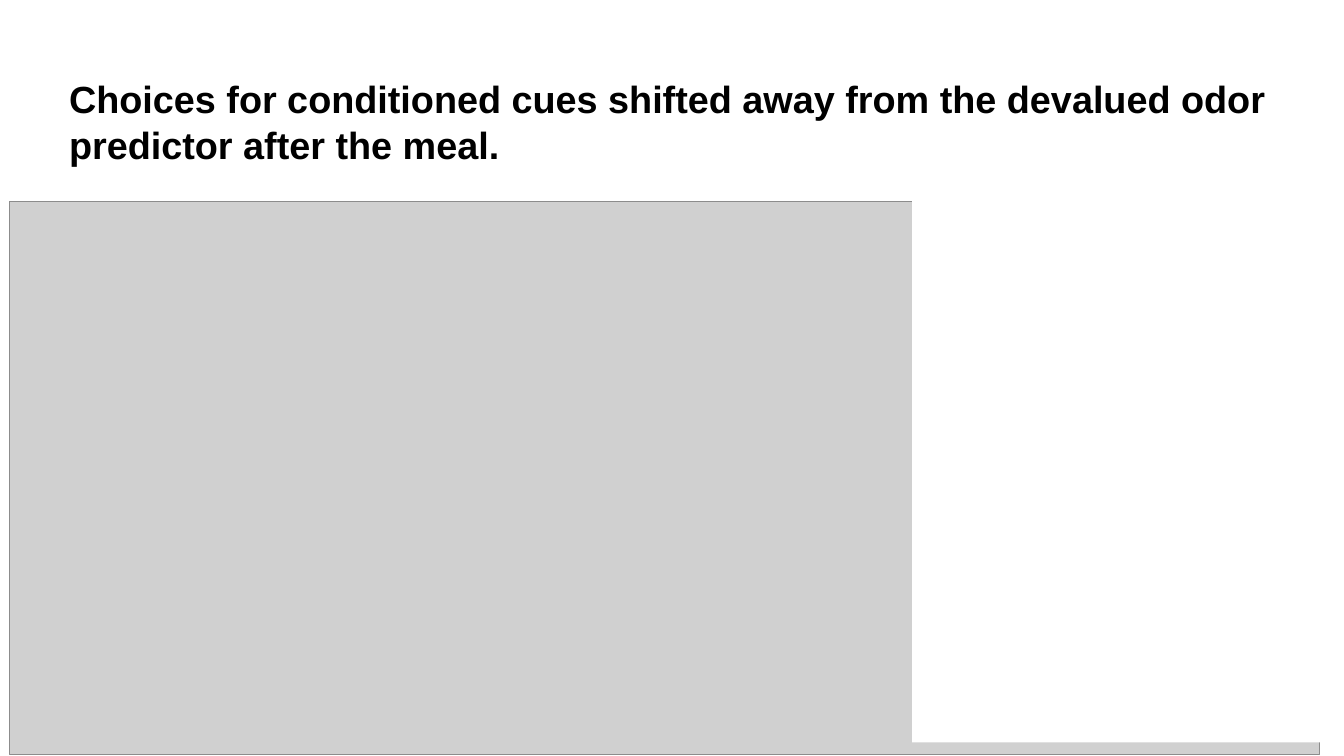
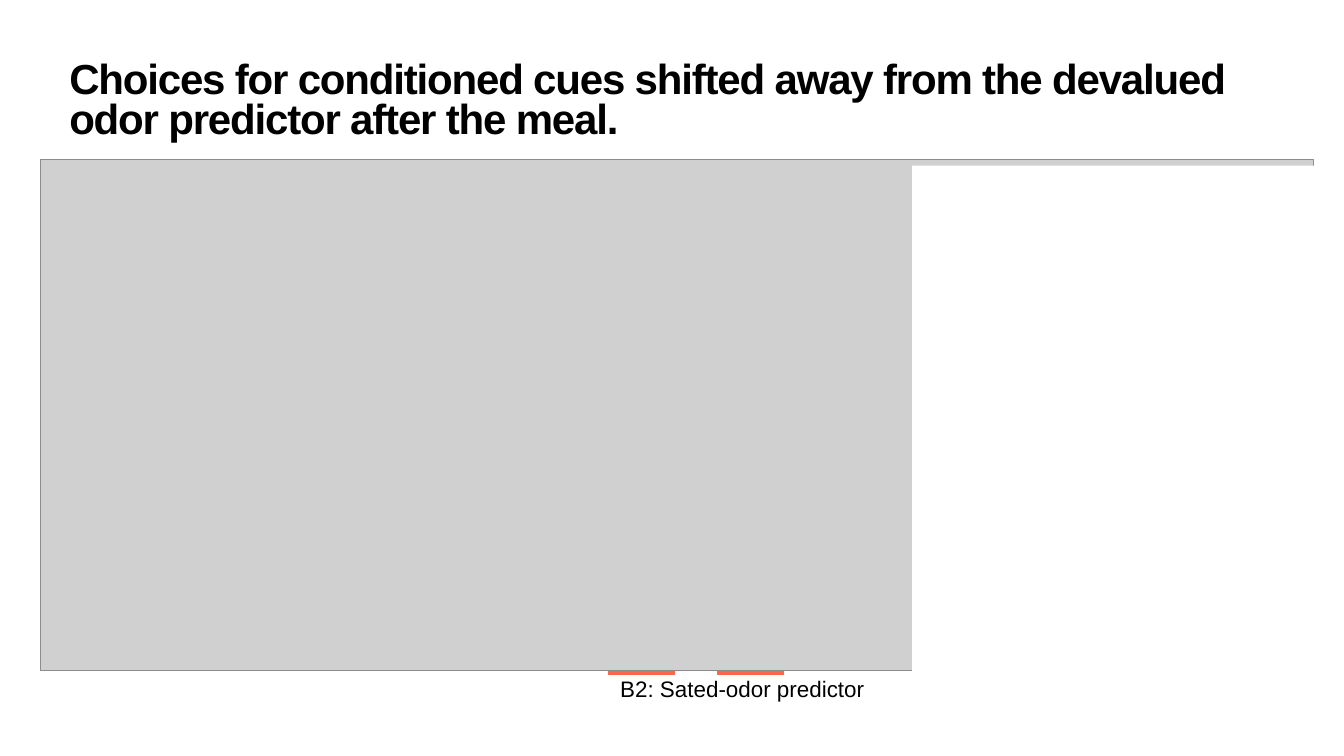
Before and after one commit to QingfangLiu/project-spcd, a slide deck: slide 14 of docs/Progress_branch_meeting.pptx. Drawn at 1344x756 pixels with LibreOffice and Linux fonts; fonts in the diff are those of the drawing; grey boxes stand for pictures. Boxes give left, top, right and bottom in pixels: in the first picture for what was removed or moved away, otherwise in the second. Text is boxed around its words. In the diff, an @@ line names an element or a change of style, - is before the commit and + after.

Commit message:
add png format for figure output and update branch meeting slides

```diff
--- a/docs/Progress_branch_meeting.pptx
+++ b/docs/Progress_branch_meeting.pptx
@@ title "Choices for conditioned cues shifted ...": place and size @@
-title "Choices for conditioned cues shifted ..." at (69, 85, 1265, 166)
+title "Choices for conditioned cues shifted ..." at (69, 63, 1226, 143)
@@ title "Choices for conditioned cues shifted ..." at (69, 63, 1226, 143): size 54 to 60 pt, letter spacing 0 to -1.7 pt; line spacing 1 to 0.8 @@
@@ picture: place and size @@
-picture at (10, 202, 1319, 755)
+picture at (40, 160, 1313, 671)
@@ rectangle: place and size @@
-rectangle at (912, 178, 1332, 743)
+rectangle at (912, 166, 1332, 730)
@@ line added from (608, 673) to (675, 673), #FF644E 6 pt @@
@@ text added at (620, 680, 864, 702), 32 pt, text #000000 @@
+B2: Sated-odor predictor
@@ line added from (717, 673) to (784, 673), #FF644E 6 pt @@
```
Also in this commit, not shown: 15 other slides changed, 1 slide added, 1 slide removed, 2 other files.
